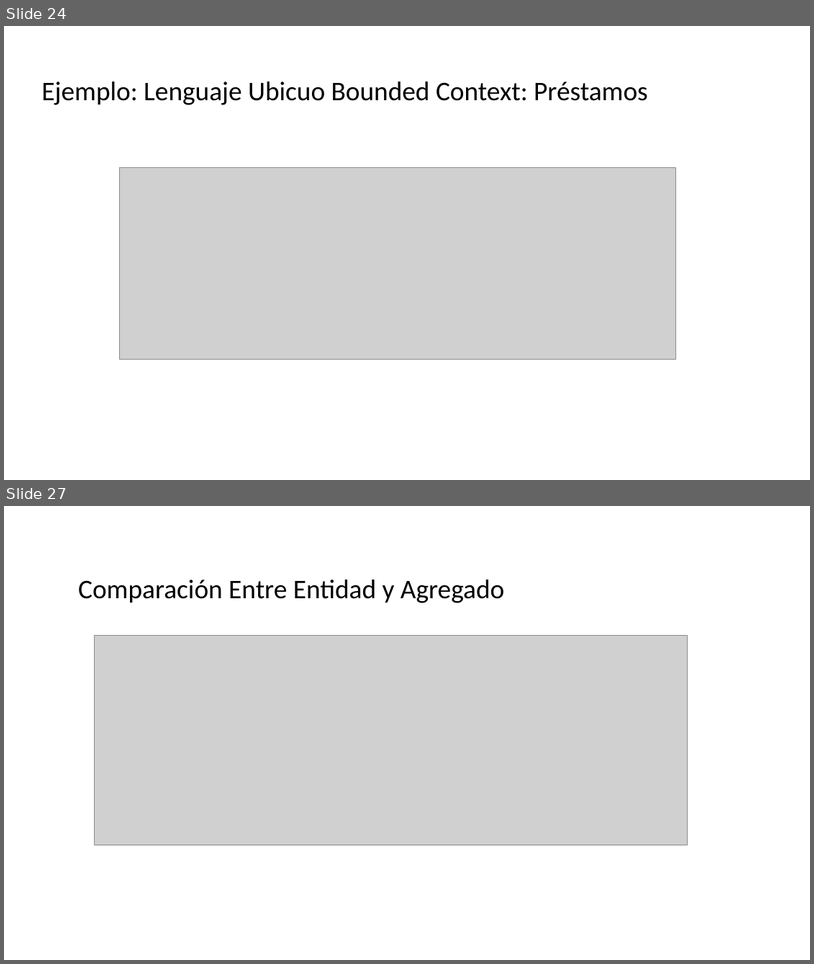
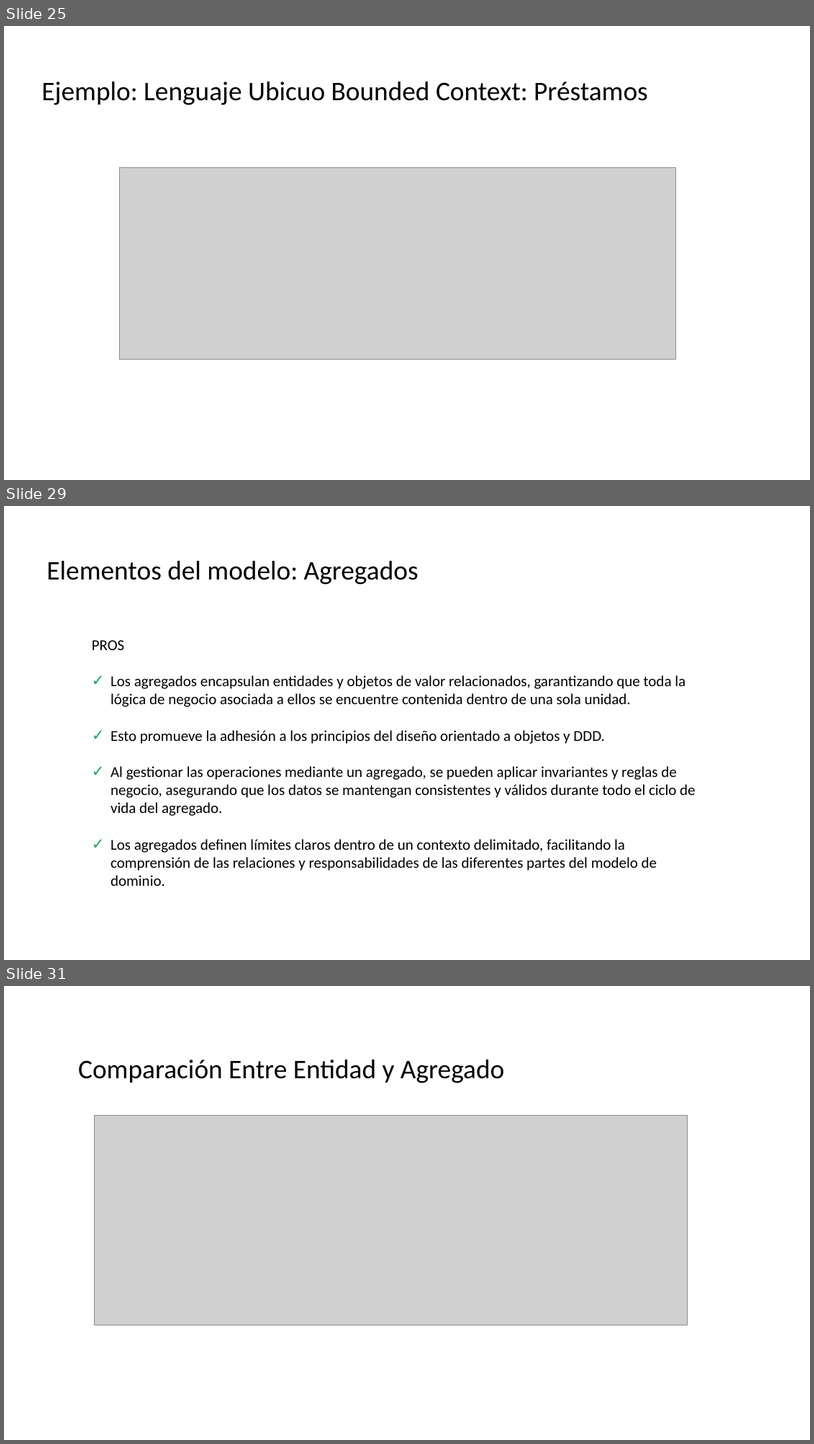
Before and after one commit to CesarLopez-Profe/Arquitectura-de-Software, a slide deck: Slides/9_DDD_Diseño.pptx. Shown one above the other, each under a label of ours: slides 24 and 27 before the commit, slides 25, 29 and 31 after it; the slides between them are not shown. The pictures are 814x964 and 814x1444 pixels, drawn with LibreOffice and Linux fonts; fonts in the diff are those of the drawing; grey boxes stand for pictures; background and template pictures are left out. Boxes give left, top, right and bottom in pixels: in the first picture for what was removed or moved away, otherwise in the second. Text is boxed around its words. In the diff, an @@ line names an element or a change of style, - is before the commit and + after.

```diff
--- a/Slides/9_DDD_Diseño.pptx
+++ b/Slides/9_DDD_Diseño.pptx
@@ slide 29 added at <box>4,506,810,960</box>, background picture (left out) @@
@@ text added at <box>46,561,419,584</box>, 32 pt, text #000000 @@
+Elementos del modelo: Agregados
@@ text added at <box>92,640,695,885</box>, 18 pt, text #000000 @@
+PROS
+✓ Los agregados encapsulan entidades y objetos de valor relacionados, garantizando que toda la lógica de negocio asociada a ellos se encuentre contenida dentro de una sola unidad.
+✓ Esto promueve la adhesión a los principios del diseño orientado a objetos y DDD.
+✓ Al gestionar las operaciones mediante un agregado, se pueden aplicar invariantes y reglas de negocio, asegurando que los datos se mantengan consistentes y válidos durante todo el ciclo de vida del agregado.
+✓ Los agregados definen límites claros dentro de un contexto delimitado, facilitando la comprensión de las relaciones y responsabilidades de las diferentes partes del modelo de dominio.
@@ what was slide 24 is now slide 25 @@
@@ what was slide 27 is now slide 31 @@
```
Also in this commit, not shown: 6 slides changed, 4 other slides added.
